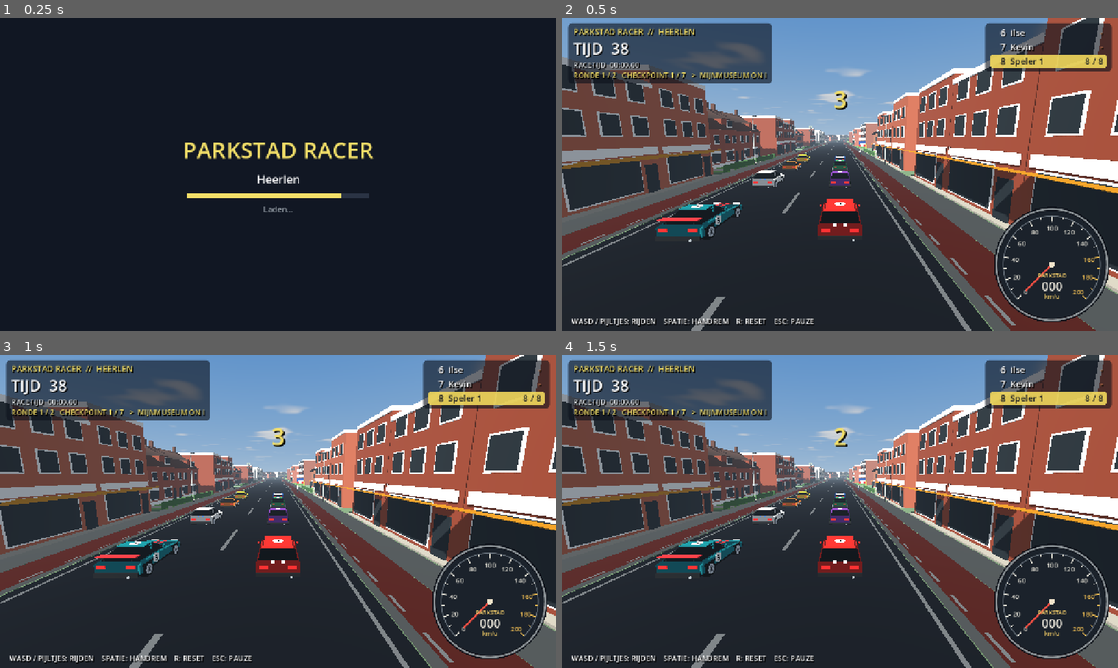
Above: before the commit, frames 1-4 (two rows, left to right).
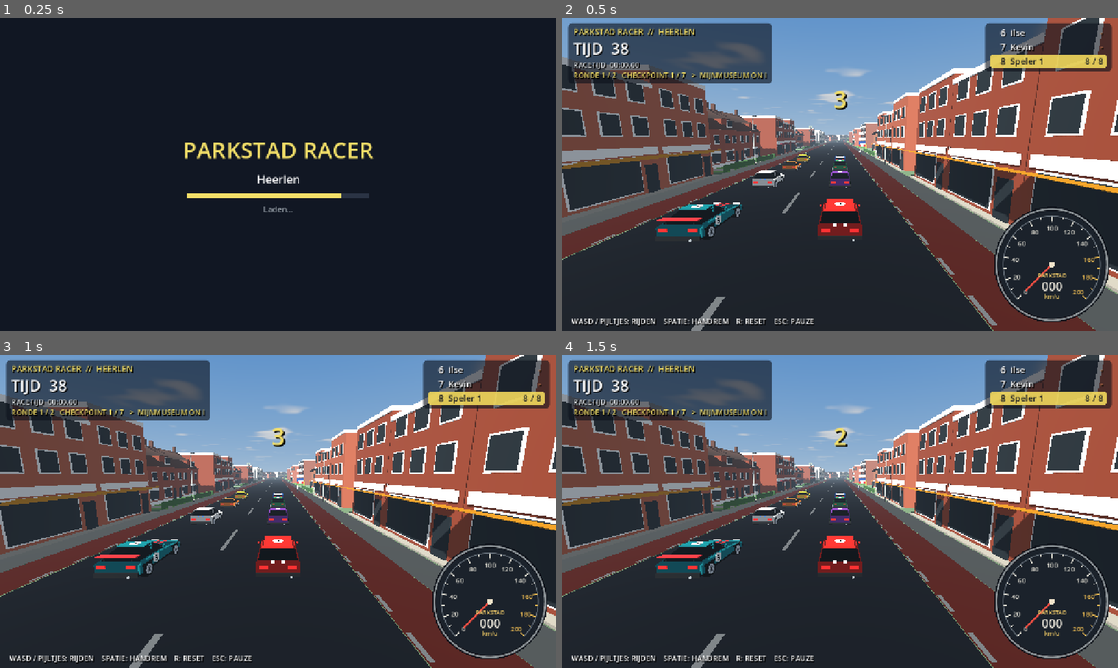
Above: after the commit, the same moments.

Repository: Clippie93/parkstad-racer
Game: Godot game, scene res://scenes/race.tscn
The game is run twice, just before and just after one commit, with the same random seed, the same clock (stepped at 60 frames per second) and the same inputs. This scene is started directly instead of the project's main scene. Sound files missing from this copy of the repository are replaced by a short silence.
Inputs (mouse positions are in pixels of both pictures, inside the frame that each line leads up to):
- Up to frame 1 (0.25 s): no input
- Up to frame 2 (0.5 s): no input
- Up to frame 3 (1 s): tap Enter at 0.5 s; move the mouse to (400, 495) at 0.52 s; hold D (steer_right) from 0.53 s (still down); tap T at 0.6 s; click (400, 495) at 0.67 s
- Up to frame 4 (1.5 s): release D (steer_right) at 1.25 s; tap R (reset_car) at 1.25 s; drag from (728, 527) to (812, 574) at 1.27 s

Frame 1 is identical in both runs. In frame 2, 2.0% of the frame differs, in the area x 0-82%, y 40-100%; in frame 3, 2.0%; in frame 4, 2.0%.

Commit message:
Fietspad sluit direct aan op het asfalt: geen grijze band en witte kantstreep meer ertussen, de onderbroken witte streep ligt op de grens
Co-Authored-By: Claude Opus 5.5 <noreply@anthropic.com>

Diff:
--- a/scripts/levels/dutch_streets.gd
+++ b/scripts/levels/dutch_streets.gd
@@ -587,7 +587,7 @@
         s += 50.0
 
 # ---------------------------------------------------------------- fietspadmarkering
-# Zoals op de foto's (27-11): een onderbroken witte streep aan de wegkant van het rode
+# Zoals op de foto's (27-11): een onderbroken witte streep op de grens van asfalt en rood
 # fietspad en af en toe een witte fiets, rechtop gezien vanuit de fietser (rechts met het
 # verkeer mee, links tegemoet). Alles in twee meshes (twee tekenopdrachten). Niet op
 # kruisingen, zebrapaden, bushaltes en pleinen van bezienswaardigheden: daar ligt iets
@@ -603,8 +603,8 @@
     var st0 := 2.0
     while st0 < r.length - 3.0:
         if _marking_ok(st0, 6.0, flats, b0):
-            dashes.append([st0, st0 + 1.0, b0 + 0.12, b0 + 0.24, MARK_Y, 1.0])
-            dashes.append([st0, st0 + 1.0, -b0 - 0.24, -b0 - 0.12, MARK_Y, 1.0])
+            dashes.append([st0, st0 + 1.0, lv.road_hw + 0.04, lv.road_hw + 0.19, MARK_Y, 1.0])
+            dashes.append([st0, st0 + 1.0, -lv.road_hw - 0.19, -lv.road_hw - 0.04, MARK_Y, 1.0])
         st0 += 2.0
     lv._ribbon("Bike path dashes", lv.LINE, dashes)
     # fietssymbolen
--- a/scripts/levels/level_base.gd
+++ b/scripts/levels/level_base.gd
@@ -107,13 +107,15 @@
         # autoweg: smalle asfaltberm (vluchtstrook) naast de kantstreep, daarna gras
         _ribbon("Shoulders", ROAD_GRAY, [[0.0, L, -road_hw - 1.4, -road_hw, 0.03, 2.0], [0.0, L, road_hw, road_hw + 1.4, 0.03, 2.0]])
     else:
-        # Nederlands wegprofiel: smalle band, rood fietspad, dan het trottoir
-        var b0: float = road_hw + CURB_W
-        var b1: float = b0 + BIKE_W
-        _ribbon("Curbs", SIDEWALK, [[0.0, L, -b0, -road_hw, 0.07, 2.0], [0.0, L, road_hw, b0, 0.07, 2.0]])
-        _ribbon("Bike paths", BIKE_RED, [[0.0, L, -b1, -b0, 0.065, 2.0], [0.0, L, b0, b1, 0.065, 2.0]])
+        # Nederlands wegprofiel: het rode fietspad sluit direct aan op het asfalt (naar jouw
+        # foto's, 28-11: geen band en geen kantstreep ertussen, alleen een onderbroken witte
+        # streep op de grens, zie DutchStreets), dan het trottoir. Het fietspad loopt over de
+        # strook van de vroegere band (CURB_W) door, zodat alle afstanden gelijk blijven.
+        var b1: float = road_hw + CURB_W + BIKE_W
+        _ribbon("Bike paths", BIKE_RED, [[0.0, L, -b1, -road_hw, 0.065, 2.0], [0.0, L, road_hw, b1, 0.065, 2.0]])
         _ribbon("Sidewalks", SIDEWALK, [[0.0, L, -b1 - WALK_W, -b1, 0.07, 2.0], [0.0, L, b1, b1 + WALK_W, 0.07, 2.0]])
-    _ribbon("Edge lines", LINE, [[0.0, L, -road_hw + 0.5, -road_hw + 0.65, 0.045, 2.0], [0.0, L, road_hw - 0.65, road_hw - 0.5, 0.045, 2.0]])
+    if dual:
+        _ribbon("Edge lines", LINE, [[0.0, L, -road_hw + 0.5, -road_hw + 0.65, 0.045, 2.0], [0.0, L, road_hw - 0.65, road_hw - 0.5, 0.045, 2.0]])
     var dashes: Array = []
     var s := 4.0
     while s < L - 6.0:
